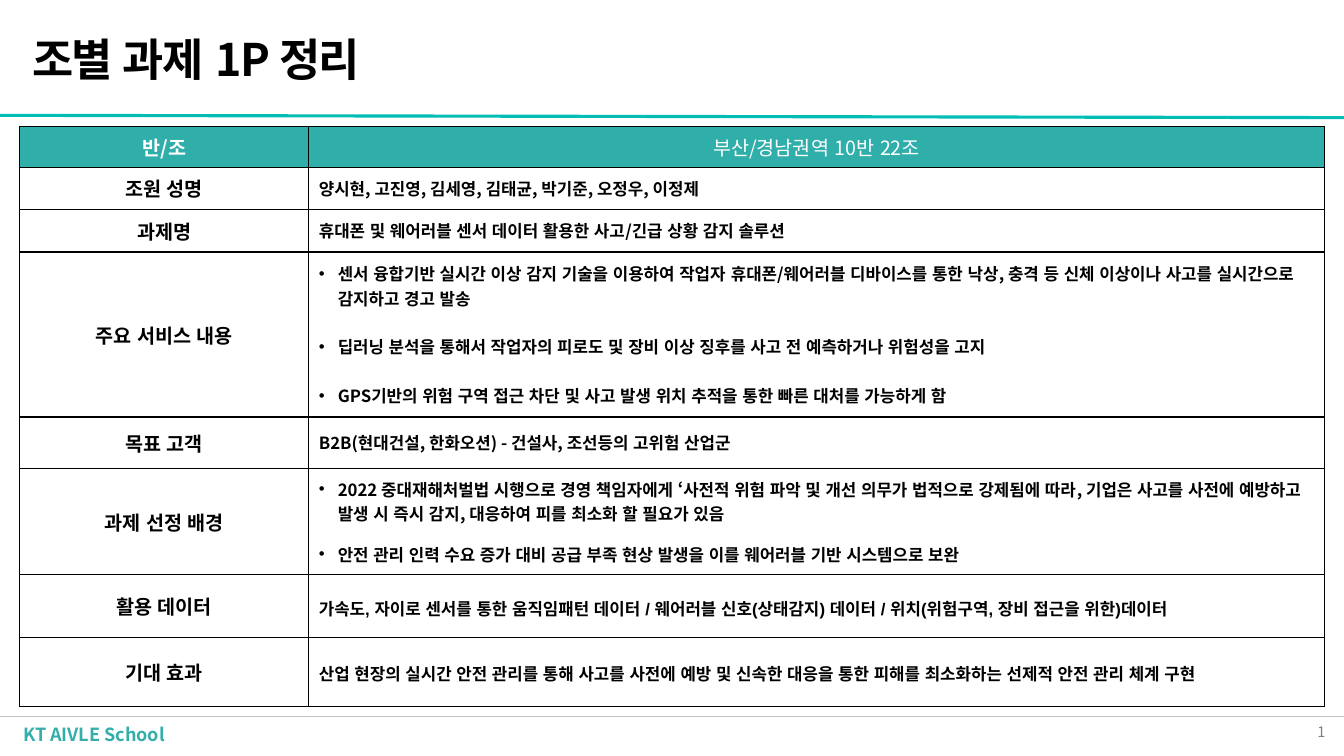
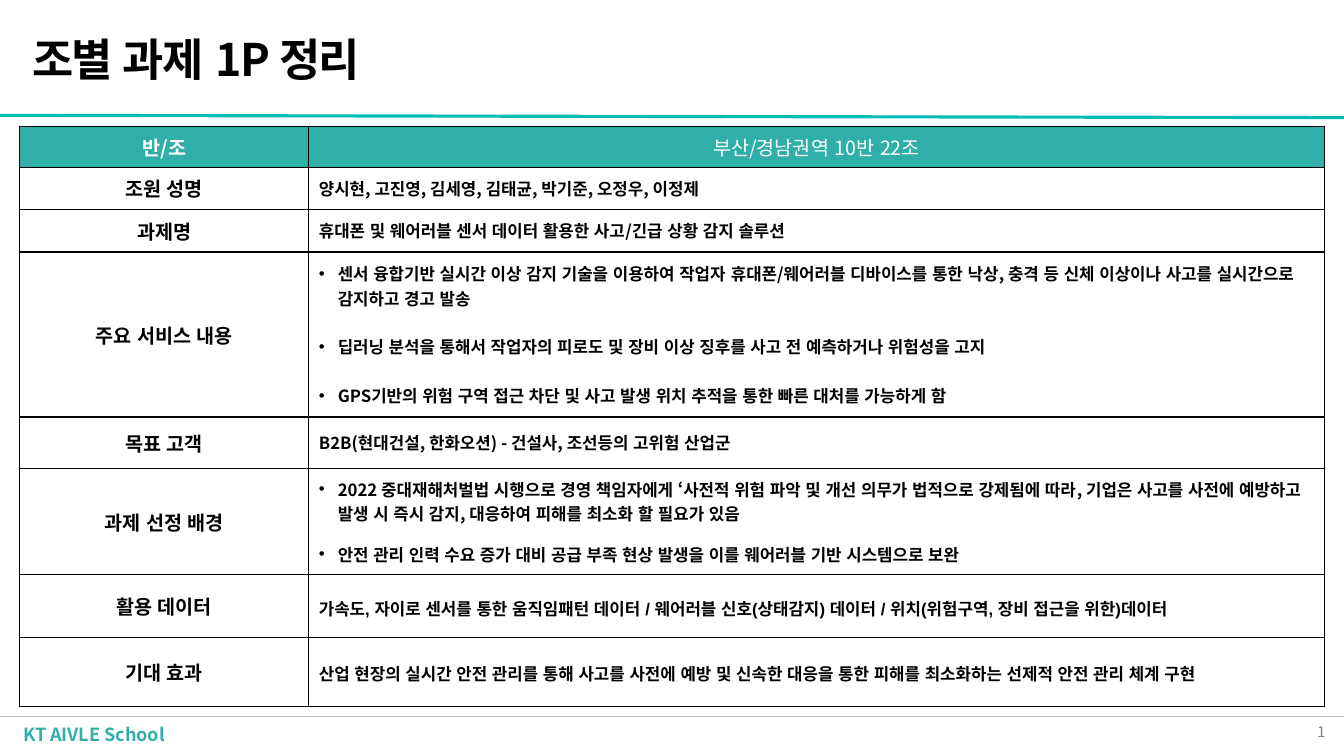
Before and after one commit to Sihyeon0123/AIVLE_School, a slide deck: slide 1 of 1차 미니프로젝트/아이데이션/(AI트랙) 조별 과제 1P_10반 22조.pptx. Drawn at 1344x756 pixels with LibreOffice and Linux fonts; fonts in the diff are those of the drawing; background and template pictures are left out. Boxes give left, top, right and bottom in pixels: in the first picture for what was removed or moved away, otherwise in the second. Text is boxed around its words. In the diff, an @@ line names an element or a change of style, - is before the commit and + after.

```diff
--- a/1차 미니프로젝트/아이데이션/(AI트랙) 조별 과제 1P_10반 22조.pptx
+++ b/1차 미니프로젝트/아이데이션/(AI트랙) 조별 과제 1P_10반 22조.pptx
@@ table at bbox=[19, 126, 1324, 706] @@
-row 6, column 2: 2022 중대재해처벌법 시행으로 경영 책임자에게 ‘사전적 위험 파악 및 개선 의무가 법적으로 강제됨에 따라, 기업은 사고를 사전에 예방하고 발생 시 즉시 감지, 대응하여 피를 최소화 할 필요가 있음 / 안전 관리 인력 수요 증가 대비 공급 부족 현상 발생을 이를 웨어러블 기반 시스템으로 보완
+row 6, column 2: 2022 중대재해처벌법 시행으로 경영 책임자에게 ‘사전적 위험 파악 및 개선 의무가 법적으로 강제됨에 따라, 기업은 사고를 사전에 예방하고 발생 시 즉시 감지, 대응하여 피해를 최소화 할 필요가 있음 / 안전 관리 인력 수요 증가 대비 공급 부족 현상 발생을 이를 웨어러블 기반 시스템으로 보완
```
Also in this commit, not shown: 6 other files.
